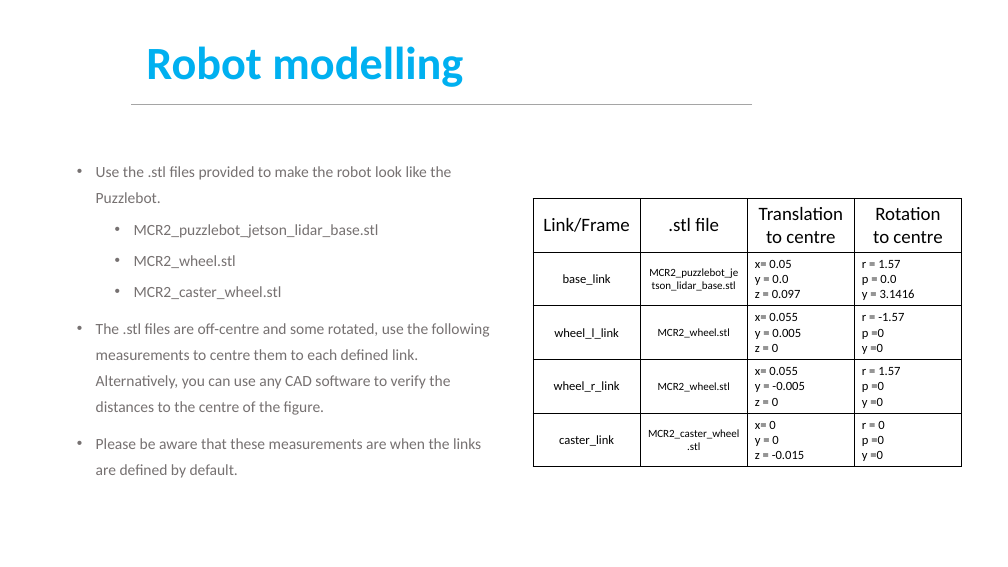
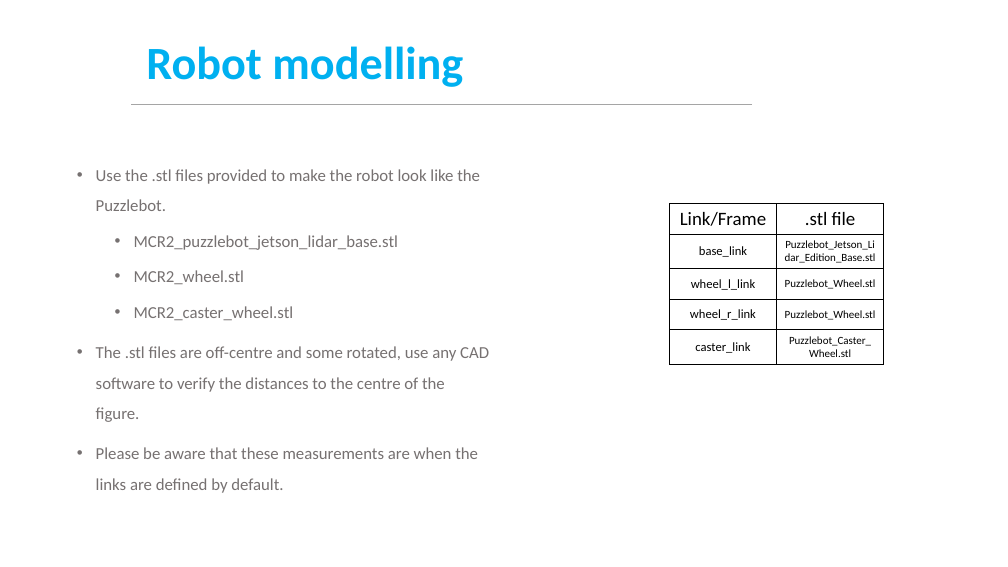
Before and after one commit to ManchesterRoboticsLtd/TE3003B_Integration_of_Robotics_and_Intelligent_Systems_2025, a slide deck: slide 8 of Week1/Challenge/MCR2_Puzzlebot_Modelling_challenge.pptx. Drawn at 1008x567 pixels with LibreOffice and Linux fonts; fonts in the diff are those of the drawing; background and template pictures are left out. Boxes give left, top, right and bottom in pixels: in the first picture for what was removed or moved away, otherwise in the second. Text is boxed around its words. In the diff, an @@ line names an element or a change of style, - is before the commit and + after.

```diff
--- a/Week1/Challenge/MCR2_Puzzlebot_Modelling_challenge.pptx
+++ b/Week1/Challenge/MCR2_Puzzlebot_Modelling_challenge.pptx
@@ text at [96,169,480,493]: size 14.8 to 16 pt in "Use the .stl files provided to make ...", "MCR2_puzzlebot_jetson_lidar_base.stl", "MCR2_wheel.stl", "MCR2_caster_wheel.stl" and 1 more places; line spacing 1.4 to 1.5 @@
@@ table at [670,203,885,364] @@
-column 2: .stl file | MCR2_puzzlebot_jetson_lidar_base.stl | MCR2_wheel.stl | MCR2_wheel.stl | MCR2_caster_wheel.stl
-column 3: Translation to centre | x= 0.05 / y = 0.0 / z = 0.097 | x= 0.055 / y = 0.005 / z = 0 | x= 0.055 / y = -0.005 / z = 0 | x= 0 / y = 0 / z = -0.015
-column 4: Rotation / to centre | r = 1.57 / p = 0.0 / y = 3.1416 | r = -1.57 / p =0 / y =0 | r = 1.57 / p =0 / y =0 | r = 0 / p =0 / y =0
+column 2: .stl file | Puzzlebot_Jetson_Lidar_Edition_Base.stl | Puzzlebot_Wheel.stl | Puzzlebot_Wheel.stl | Puzzlebot_Caster_Wheel.stl
@@ table: place and size @@
-table at [533,199,963,465]
+table at [670,203,885,364]
@@ text at [96,346,489,422]: text changed; size 14.8 to 16 pt @@
-• The .stl files are off-centre and some rotated, use the following measurements to centre them to each defined link. Alternatively, you can use any CAD software to verify the distances to the centre of the figure.
+• The .stl files are off-centre and some rotated, use any CAD software to verify the distances to the centre of the figure.
```
Also in this commit, not shown: 8 other files.
